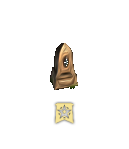
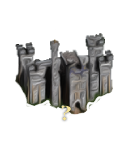
Revision of a layered 129 x 149 image; what changed, layer by layer:
hid group "Knowledge" (1 layers) over box(55, 103, 74, 124)
showed group "?" (1st of 2, in "effects") (1 layers) over box(61, 105, 71, 121)
added layer "Layer 47" in group "objects" over box(15, 33, 114, 116)
hid "Layer 33" over box(50, 43, 78, 90)
